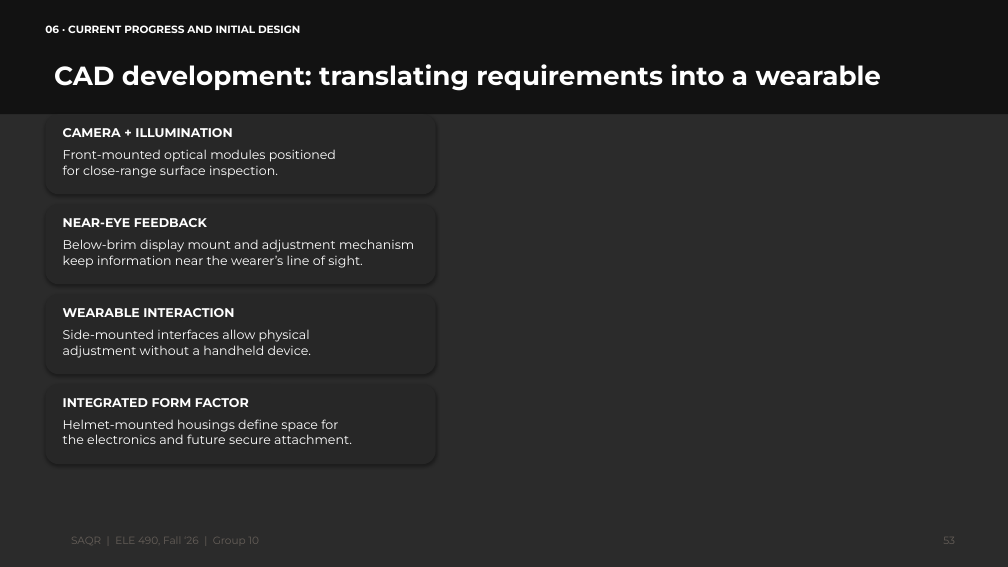
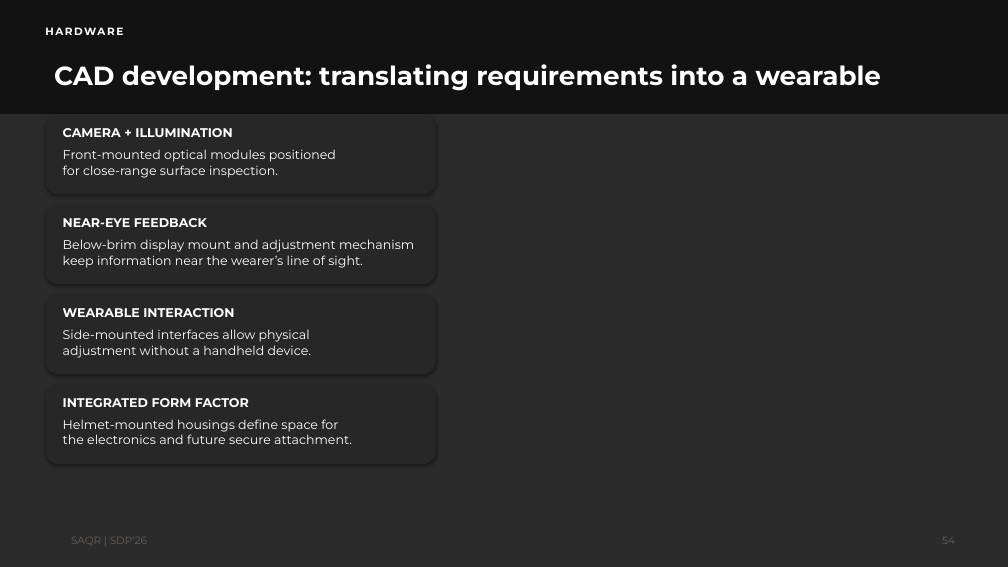
Before and after one commit to MASAR-AUS/SAQR, a slide deck: slide 54 of SAQR CMP490 Presentation.pptx (slide 53 before the commit). Drawn at 1008x567 pixels with LibreOffice and Linux fonts; fonts in the diff are those of the drawing; background and template pictures are left out; a plain dark background stands for a picture behind light text. Boxes give left, top, right and bottom in pixels: in the first picture for what was removed or moved away, otherwise in the second. Text is boxed around its words. In the diff, an @@ line names an element or a change of style, - is before the commit and + after.

Commit message:
Presentation: design objectives slide, uniform SDP'26 footer

```diff
--- a/SAQR CMP490 Presentation.pptx
+++ b/SAQR CMP490 Presentation.pptx
@@ text removed at [45, 25, 300, 33] @@
-06 · CURRENT PROGRESS AND INITIAL DESIGN
@@ text added at [45, 23, 726, 39], 10 pt, text #FFFFFF, bold @@
+HARDWARE
@@ text at [71, 537, 147, 544]: text changed @@
-SAQR | ELE 490, Fall ‘26 | Group 10
+SAQR | SDP'26
@@ page number at [942, 537, 955, 544]: text changed @@
-53
+54
```
Also in this commit, not shown: 10 other slides changed, 1 slide added.
